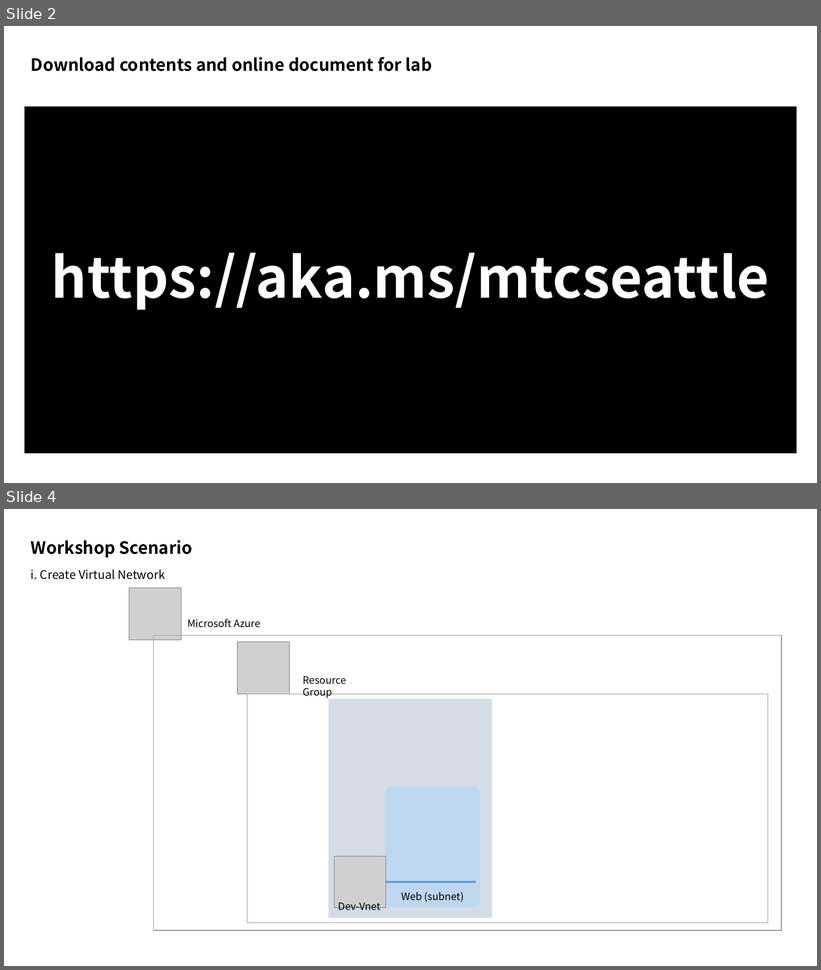
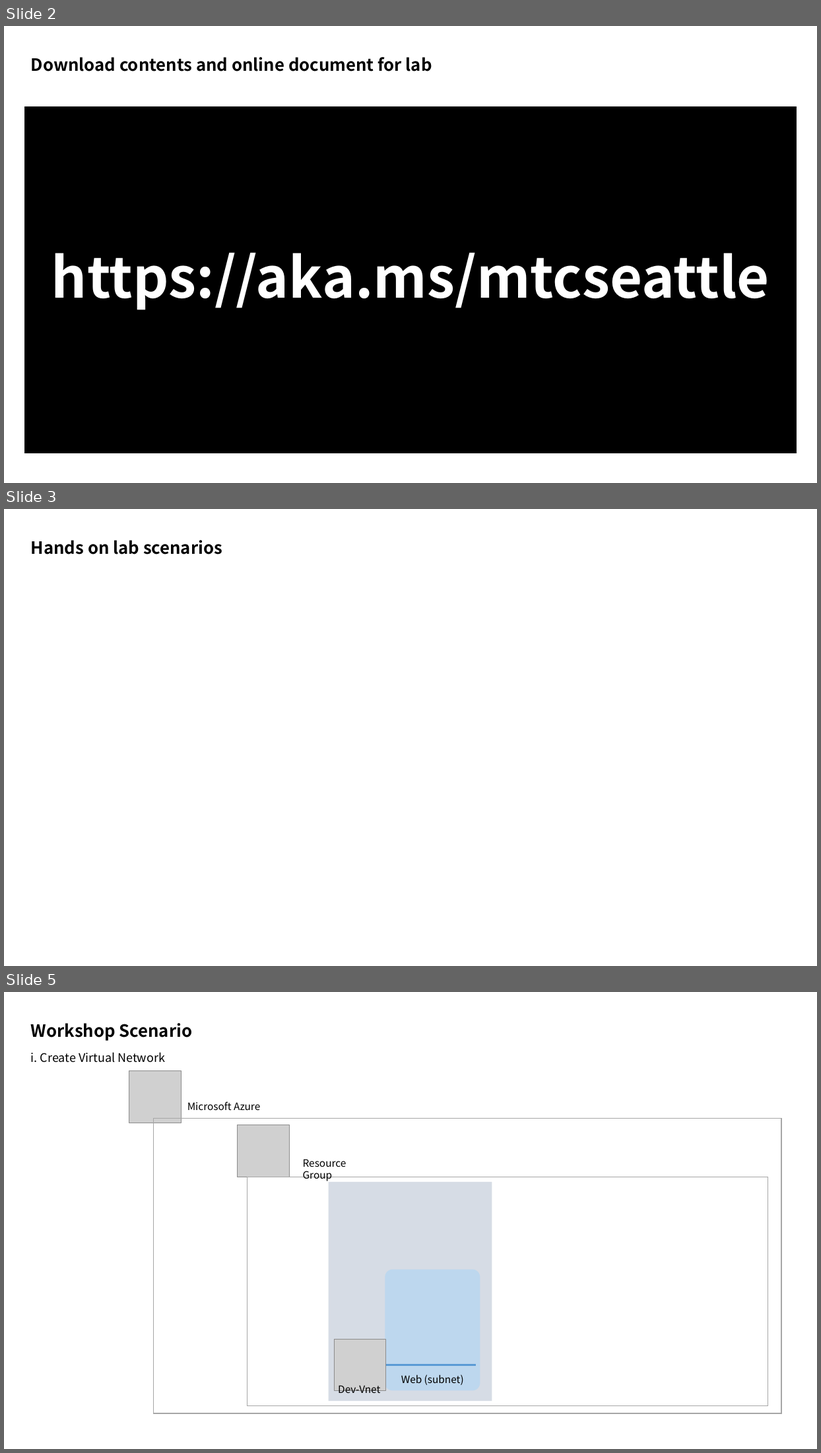
Before and after one commit to xlegend1024/az-infra-wrkshp-101, a slide deck: 2. Workshop Scenario/Workshop Scenario.pptx. Shown one above the other, each under a label of ours: slides 2 and 4 before the commit, slides 2, 3 and 5 after it; the slides between them are not shown. The pictures are 821x970 and 821x1453 pixels, drawn with LibreOffice and Linux fonts; fonts in the diff are those of the drawing; grey boxes stand for pictures. Boxes give left, top, right and bottom in pixels: in the first picture for what was removed or moved away, otherwise in the second. Text is boxed around its words. In the diff, an @@ line names an element or a change of style, - is before the commit and + after.

```diff
--- a/2. Workshop Scenario/Workshop Scenario.pptx
+++ b/2. Workshop Scenario/Workshop Scenario.pptx
@@ slide 3 added at box(4, 509, 817, 966), background #FFFFFF @@
@@ title added at box(31, 540, 222, 555), 20 pt, text #000000, bold @@
+Hands on lab scenarios
@@ what was slide 4 is now slide 5 @@
```
Also in this commit, not shown: 2 slides changed, 1 other slide added, 3 other files.
